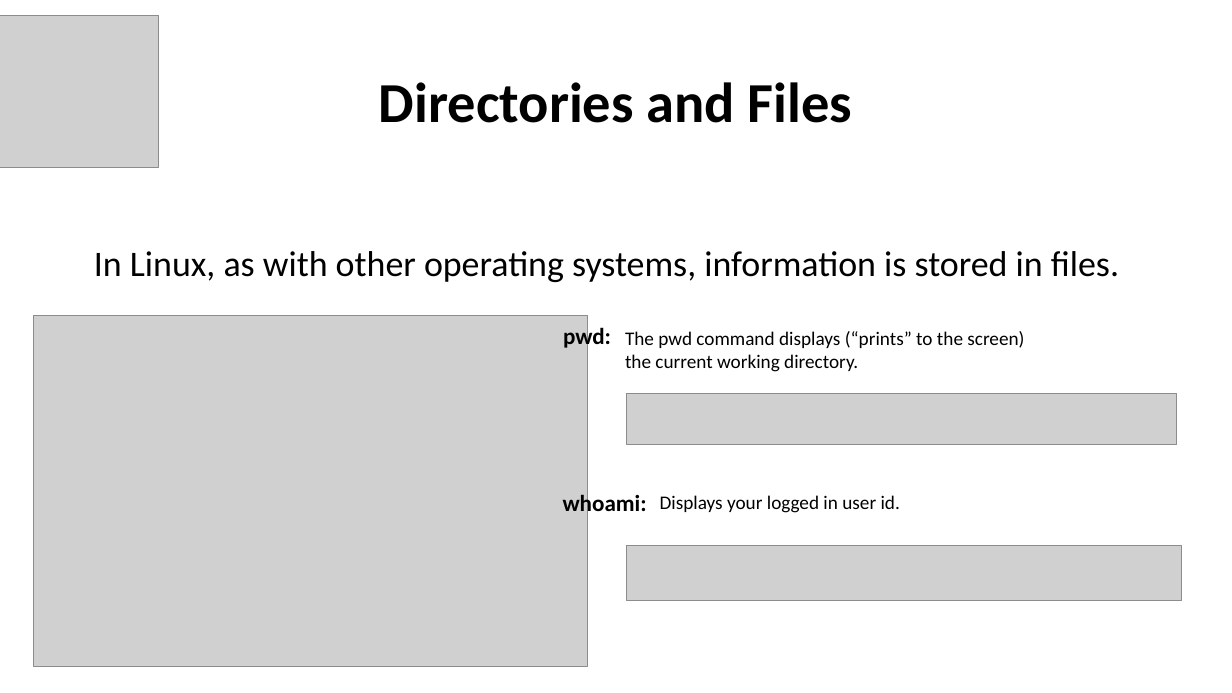
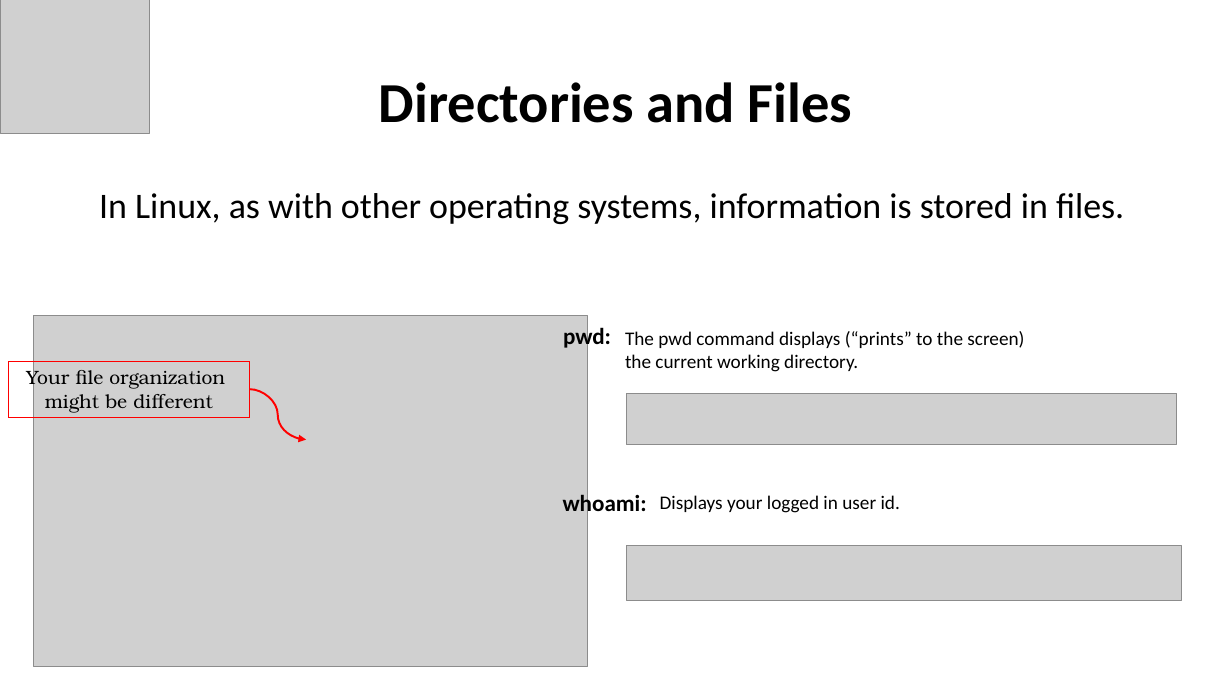
Before and after one commit to rsgturkey/Workshop2021, a slide deck: slide 4 of Command_Line_Basics/Command_Line_Basics.pptx (slide 3 before the commit). Drawn at 1232x693 pixels with LibreOffice and Linux fonts; fonts in the diff are those of the drawing; grey boxes stand for pictures. Boxes give left, top, right and bottom in pixels: in the first picture for what was removed or moved away, otherwise in the second. Text is boxed around its words. In the diff, an @@ line names an element or a change of style, - is before the commit and + after.

```diff
--- a/Command_Line_Basics/Command_Line_Basics.pptx
+++ b/Command_Line_Basics/Command_Line_Basics.pptx
@@ picture: place and size @@
-picture at [0, 16, 159, 167]
+picture at [0, 0, 149, 134]
@@ text "In Linux, as with other ...": place and size @@
-text "In Linux, as with other ..." at [94, 251, 1119, 282]
+text "In Linux, as with other ..." at [99, 193, 1124, 224]
@@ rectangle added at [8, 361, 249, 418], outline #FF0000 0.75 pt, 15 pt, text #000000 @@
+Your file organization
+might be different
@@ curved arrow added from (250, 389) to (306, 440), #FF0000 1.5 pt @@
```
Also in this commit, not shown: 15 other slides changed, 3 slides added, 3 other files.
